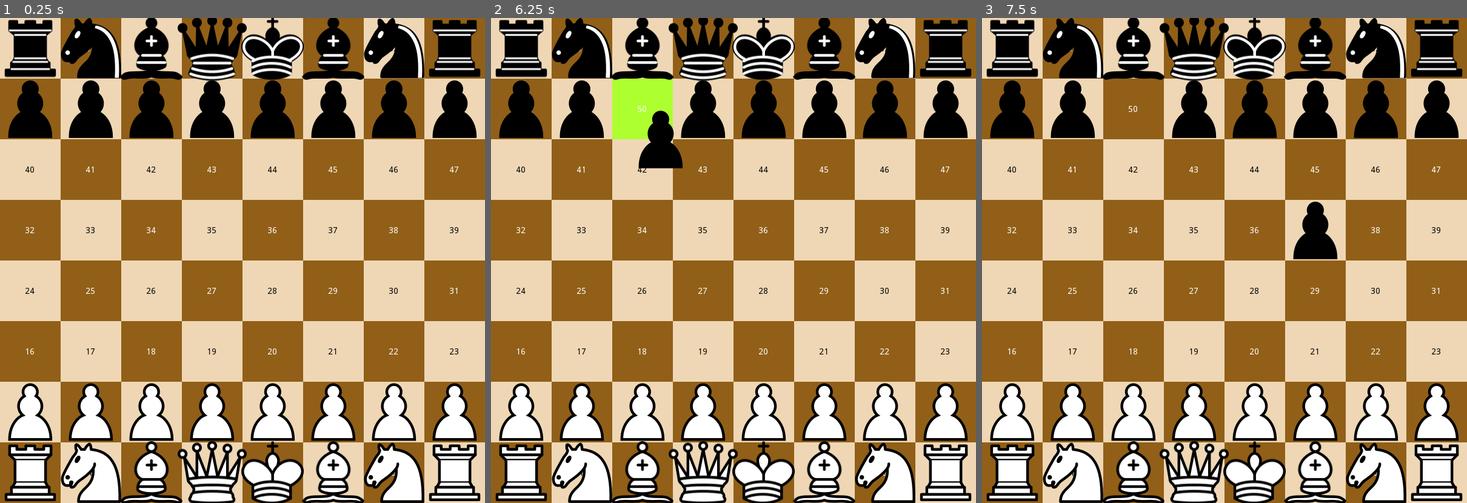
Above: before the commit, frames 1-3 (left to right).
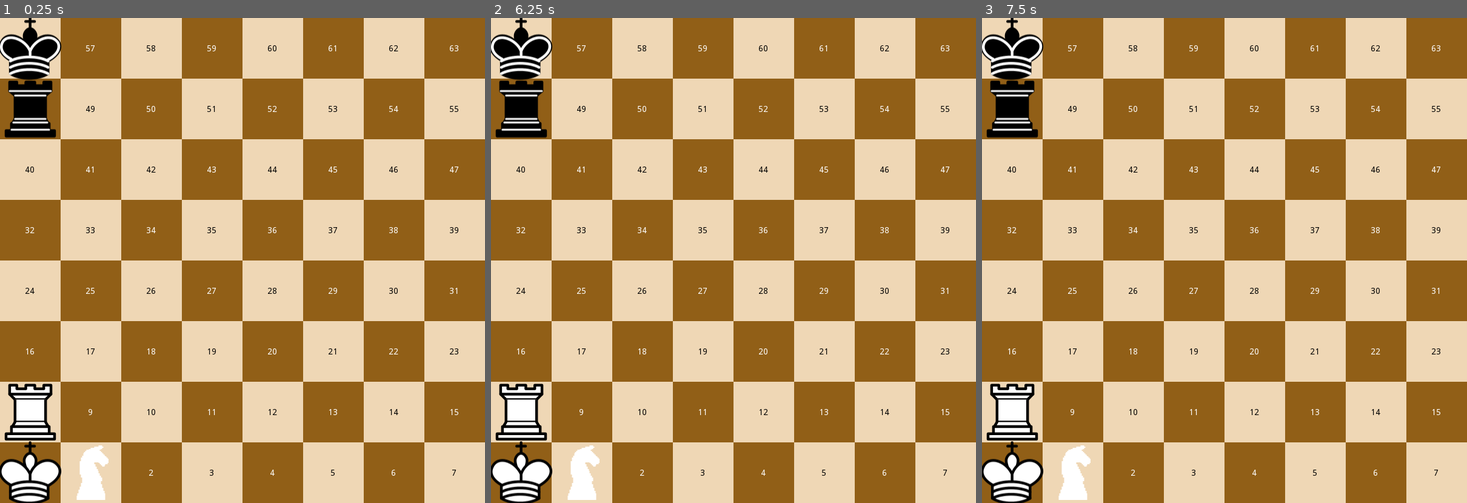
Above: after the commit, the same moments.

Repository: sammy-kuang/EvolutionChess
Game: Godot game, scene res://Main.tscn
Two runs of this game, one before a commit and one after it. Both use one fixed random seed, a clock stepped at 60 frames per second and the inputs below.
Inputs (mouse positions are in pixels of both pictures, inside the frame that each line leads up to):
- Up to frame 1 (0.25 s): no input
- Up to frame 2 (6.25 s): tap Enter at 0.5, 2, 3.5 s; move the mouse to (840, 236) at 0.52 s; press the mouse at (840, 236) at 0.53 s; tap R (undo, bound only after the commit) at 0.8, 1.35, 2.3, 2.85, 3.8, 4.35, 5.3, 5.85 s; tap Space at 1.25, 2.75, 4.25 s; move the mouse to (636, 284) at 1.27 s; release the mouse at (636, 284) at 1.28 s; click (636, 284) at 1.55 s; move the mouse to (782, 153) at 2.02 s; press the mouse at (782, 153) at 2.03 s; move the mouse to (709, 357) at 2.77 s; release the mouse at (709, 357) at 2.78 s; click (709, 357) at 3.05 s; move the mouse to (879, 333) at 3.52 s; press the mouse at (879, 333) at 3.53 s; move the mouse to (588, 187) at 4.27 s; release the mouse at (588, 187) at 4.28 s; click (588, 187) at 4.55 s; move the mouse to (757, 260) at 5.02 s; press the mouse at (757, 260) at 5.03 s; move the mouse to (660, 139) at 5.77 s; release the mouse at (660, 139) at 5.78 s; click (660, 139) at 6.05 s
- Up to frame 3 (7.5 s): move the mouse to (1331, 236) at 6.52 s; press the mouse at (1331, 236) at 6.53 s; tap R (undo, bound only after the commit) at 6.8, 7.35 s; move the mouse to (1127, 284) at 7.27 s; release the mouse at (1127, 284) at 7.28 s

The runs differ from the first frame. In frame 1, 26% of the frame differs, in the area x 0-100%, y 0-100%; in frame 2, 27%; in frame 3, 26%.

Commit message:
add pieces and move structure

Diff:
--- a/Instances/Piece.gd
+++ b/Instances/Piece.gd
@@ -62,6 +62,17 @@
 	data.append_array(search_for_path_block(tile.get_down_right()))
 	return data
 
+func is_possible_move(tile):
+	for move in possible_moves:
+		if move.end_tile == tile:
+			return true
+	return false
+
+func get_possible_move(end_tile):
+	for move in possible_moves:
+		if move.end_tile == end_tile:
+			return move
+
 func generate_possible_moves(): # this is gonna be messy...
 	possible_moves.clear()
 	possible_moves.append(Move.new(tile, tile, self, null))
@@ -88,6 +99,9 @@
 				elif !t.has_piece():
 					possible_moves.append(Move.new(tile, t, self, null))
 
+func results_in_check(move : Move, team : int):
+	pass
+
 func set_tile(new_tile):
 	tile = new_tile
 	position = tile.position
--- a/Instances/Tile.gd
+++ b/Instances/Tile.gd
@@ -26,8 +26,11 @@
 func on_click():
 	if(main_ref.mouse_piece == null and piece != null):
 		main_ref.pickup(piece)
-	elif(main_ref.mouse_piece != null and piece == null):
-		main_ref.drop(self)
+	elif(main_ref.mouse_piece != null):
+		if main_ref.mouse_piece.is_possible_move(self):
+			main_ref.drop(main_ref.mouse_piece.get_possible_move(self))
+
+
 
 func get_diagonals_of_direction(direction : Vector2, magnitude : int = 7, invert : bool = false):
 	var ret_data = []
--- a/Main.gd
+++ b/Main.gd
@@ -15,6 +15,8 @@
 # piece related
 var piece_prefab = preload("res://Instances/Piece.tscn")
 var mouse_piece : Piece = null
+var taken_piece : Piece = null
+var last_move : Move = null
 var pieces = []
 
 # team related
@@ -25,7 +27,7 @@
 func _ready():
 	generate_board()
 	create_teams()
-	parse_fen_string("rnbqkbnr/pppppppp/8/8/8/8/PPPPPPPP/RNBQKBNR w KQkq - 0 1")
+	parse_fen_string("k7/r8/8/8/8/8/R7/KN6 w KQkq - 0 1")
 
 	var p = pieces[1]
 	var up = p.search_for_path_block(p.tile.get_upward())
@@ -44,6 +46,8 @@
 	if event.is_action_pressed("click"): # we got a click
 		if mouse_tile != null:
 			mouse_tile.on_click()
+	elif event.is_action_pressed("undo") and last_move != null:
+		undo_move(last_move)
 
 func pickup(piece : Piece):
 	# setting
@@ -60,28 +64,55 @@
 		mouse_piece.possible_moves[i].end_tile.set_highlight(true)
 
 
-func drop(tile : Tile):
+func drop(move : Move):
 	# setting
-	tile.piece = mouse_piece
-	mouse_piece.position = tile.position
-	mouse_piece.tile = tile
-	mouse_piece.z_index = 0
+	move(move, false)
 
 	# highlighting
 	for i in range(mouse_piece.possible_moves.size()):
 		mouse_piece.possible_moves[i].end_tile.set_highlight(false)
 
 	# moved event (did the player just put the piece back into its original spot?)
-	if tile == mouse_piece.cached_tile:
+	if move.end_tile == mouse_piece.cached_tile:
 		pass
 	else:
-		moved()
+		pass
 
 	# de-linking
 	mouse_piece = null
 
+func move(move : Move, is_simulation : bool = false): # REDO THIS FUNCTION
+	var mp : Piece = move.move_piece
+	var tp : Piece = move.taken_piece
+	var st : Tile = move.start_tile
+	var et : Tile = move.end_tile
 
-func moved():
+	# start
+	st.piece = null
+	# end
+	et.piece = mp
+	mp.tile = et
+	if !is_simulation:
+		mp.position = et.position
+
+	# taken
+	if tp != null:
+		tp.visible = false
+		tp.tile = null
+
+	last_move = move
+
+
+func undo_move(move : Move, was_simulation : bool = false):
+	move(Move.new(move.end_tile, move.start_tile, move.move_piece, null), was_simulation)
+	var tp = move.taken_piece
+	if tp != null:
+		move(Move.new(move.end_tile, move.end_tile, tp, null), was_simulation)
+		tp.visible = true
+
+
+
+func moved(move : Move):
 	pass
 
 
--- a/Scripts/Move.gd
+++ b/Scripts/Move.gd
@@ -5,10 +5,10 @@
 var start_tile  = null
 var end_tile  = null
 var move_piece = null
-var take_piece = null
+var taken_piece = null
 
-func _init(start_tile,end_tile,move_piece,take_piece):
+func _init(start_tile,end_tile,move_piece,taken_piece):
 	self.start_tile = start_tile
 	self.end_tile = end_tile
 	self.move_piece = move_piece
-	self.take_piece = take_piece
+	self.taken_piece = taken_piece
--- a/Scripts/Team.gd
+++ b/Scripts/Team.gd
@@ -11,3 +11,10 @@
 
 func _init(team_index:int = 0):
 	self.team_index = team_index
+
+func get_king():
+	for piece in pieces:
+		if piece.piece_type == 5: # 5 represents king
+			return piece
+	push_error("King is null!!!")
+	return null # THIS SHOULD NOT OCCUR
--- a/project.godot
+++ b/project.godot
@@ -67,6 +67,11 @@
 "events": [ Object(InputEventMouseButton,"resource_local_to_scene":false,"resource_name":"","device":0,"alt":false,"shi …(212 unchanged characters)…
  ]
 }
+undo={
+"deadzone": 0.5,
+"events": [ Object(InputEventKey,"resource_local_to_scene":false,"resource_name":"","device":0,"alt":false,"shift":false,"control":false,"meta":false,"command":false,"pressed":false,"scancode":82,"unicode":0,"echo":false,"script":null)
+ ]
+}
 
 [physics]
 
Binary file changed: Sprites/white_knight.png
